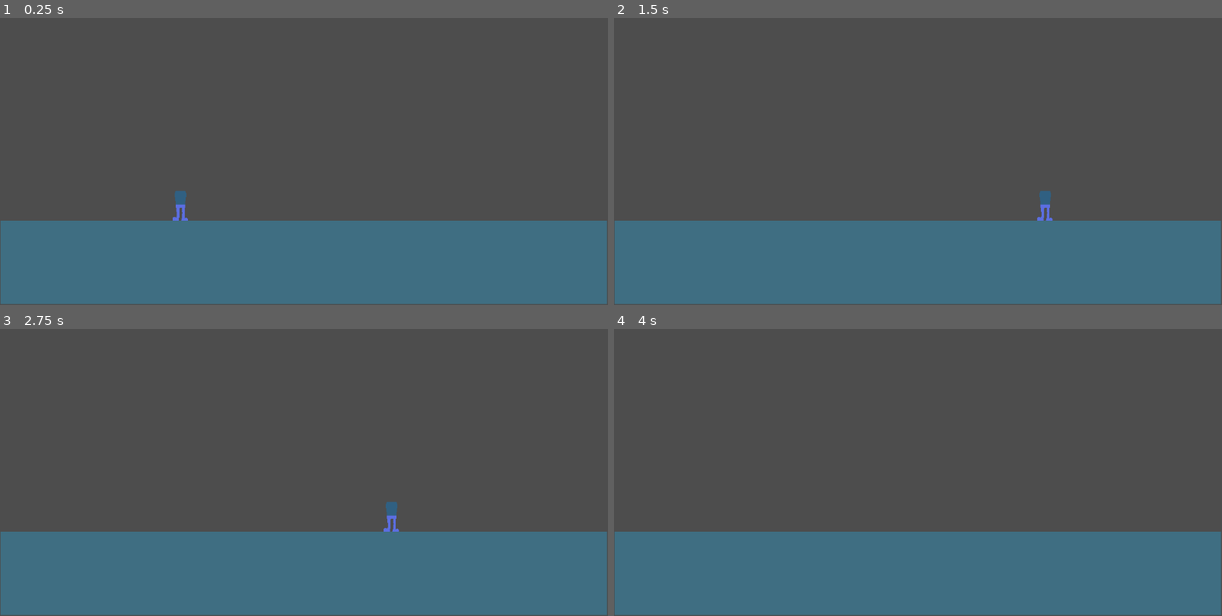
Above: before the commit, frames 1-4 (two rows, left to right).
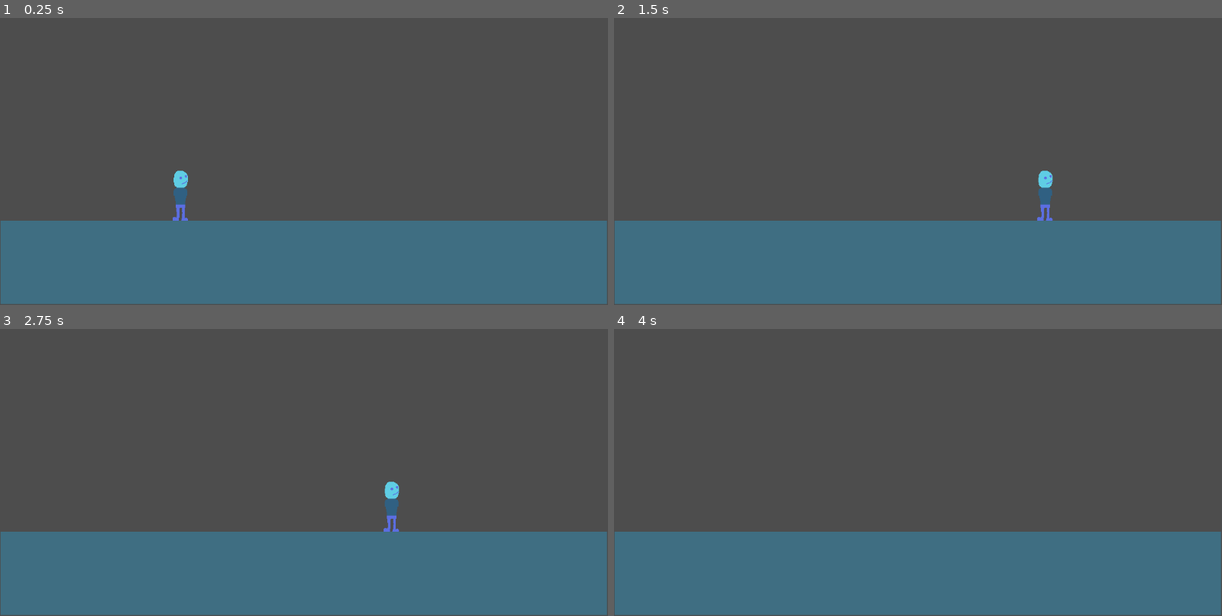
Above: after the commit, the same moments.

Repository: CodeGurke/Working-Title
Game: Godot game, scene res://src/scenes/main.tscn
The game is run twice, just before and just after one commit, with the same random seed, the same clock (stepped at 60 frames per second) and the same inputs.
Inputs:
- Up to frame 1 (0.25 s): no input
- Up to frame 2 (1.5 s): tap Enter at 0.5 s; hold D (move_right) from 0.53 s (still down); tap W (move_up) at 0.77 s
- Up to frame 3 (2.75 s): tap W (move_up) at 1.52 s; release D (move_right) at 2.03 s; hold A (move_left) from 2.03 s (still down)
- Up to frame 4 (4 s): release A (move_left) at 2.78 s; hold D (move_right) from 2.78 s (still down); tap W (move_up) at 3.02, 3.77 s

The runs differ from the first frame. In frame 1, 0.2% of the frame differs, in the area x 28-31%, y 53-63%; in frame 2, 0.2%, in the area x 69-73%, y 53-63%; in frame 3, 0.2%; in frame 4, nothing differs.

Commit message:
Characterbau ausgebaut und Kopf hinzugefügt

Diff:
--- a/working-title/src/player/character.gd
+++ b/working-title/src/player/character.gd
@@ -6,10 +6,12 @@
 # TODO make the parts selectable and change here automatically
 const SELECTED_LEGS : = preload("res://src/player/parts/legs/legs_standart.tscn")
 const SELECTED_BODY : = preload("res://src/player/parts/body/body.tscn")
+const SELECTED_HEAD : = preload("res://src/player/parts/head/head.tscn")
 
 # saves the instant of the part for later use
 var legs : CharacterBody2D = SELECTED_LEGS.instantiate()
 var body : CharacterBody2D = SELECTED_BODY.instantiate()
+var head : CharacterBody2D = SELECTED_HEAD.instantiate()
 
 
 # call at start to build the players character
@@ -17,6 +19,8 @@
 	# build the character body from the legs up
 	%character.add_child(legs)
 	%character.add_child(body)
+	%character.add_child(head)
 
 	# sets the pieces position to the connector of the last part
 	body.global_position = legs.get_connector_position()
+	head.global_position = body.get_connector_position()
--- /dev/null
+++ b/working-title/src/player/parts/body/body.gd
@@ -0,0 +1,7 @@
+class_name Body
+extends CharacterBody2D
+
+
+# returns the position of the connector marker to add the next piece in line dynamicly
+func get_connector_position() -> Vector2:
+	return %connector.global_position
--- a/working-title/src/player/parts/body/body.tscn
+++ b/working-title/src/player/parts/body/body.tscn
@@ -1,19 +1,25 @@
-[gd_scene load_steps=3 format=3 uid="uid://bp5octkfkepoc"]
+[gd_scene load_steps=4 format=3 uid="uid://bp5octkfkepoc"]
 
 [ext_resource type="Texture2D" uid="uid://5mstqy1tlfk5" path="res://src/player/parts/body/Body_Test.png" id="1_logq1"]
+[ext_resource type="Script" path="res://src/player/parts/body/body.gd" id="1_r3gvl"]
 
 [sub_resource type="RectangleShape2D" id="RectangleShape2D_kx6d7"]
-size = Vector2(18, 26)
+size = Vector2(20, 32)
 
 [node name="body" type="CharacterBody2D"]
+script = ExtResource("1_r3gvl")
 
-[node name="Body1" type="Sprite2D" parent="."]
+[node name="sprite" type="Sprite2D" parent="."]
 position = Vector2(0, -16)
 texture = ExtResource("1_logq1")
+
+[node name="connector" type="Marker2D" parent="."]
+unique_name_in_owner = true
+position = Vector2(0, -32)
 
 [node name="Area2D" type="Area2D" parent="."]
 
 [node name="CollisionShape2D" type="CollisionShape2D" parent="Area2D"]
 light_mask = 0
-position = Vector2(0, -13)
+position = Vector2(0, -16)
 shape = SubResource("RectangleShape2D_kx6d7")
--- /dev/null
+++ b/working-title/src/player/parts/head/head.tscn
@@ -0,0 +1,18 @@
+[gd_scene load_steps=3 format=3 uid="uid://coqjqnb56o3xe"]
+
+[ext_resource type="Texture2D" uid="uid://cc0nkqc6ft1j1" path="res://src/player/parts/head/head_test.png" id="1_lrcgh"]
+
+[sub_resource type="RectangleShape2D" id="RectangleShape2D_hubx7"]
+size = Vector2(22, 30)
+
+[node name="head" type="CharacterBody2D"]
+
+[node name="sprite" type="Sprite2D" parent="."]
+position = Vector2(0, -16)
+texture = ExtResource("1_lrcgh")
+
+[node name="Area2D" type="Area2D" parent="."]
+
+[node name="CollisionShape2D" type="CollisionShape2D" parent="Area2D"]
+position = Vector2(0, -15)
+shape = SubResource("RectangleShape2D_hubx7")
--- a/working-title/src/player/parts/legs/legs_standart.tscn
+++ b/working-title/src/player/parts/legs/legs_standart.tscn
@@ -7,6 +7,7 @@
 size = Vector2(16, 32)
 
 [node name="legs" type="CharacterBody2D"]
+slide_on_ceiling = false
 script = ExtResource("1_q3q18")
 
 [node name="sprite" type="Sprite2D" parent="."]
--- a/working-title/src/player/player.gd
+++ b/working-title/src/player/player.gd
@@ -15,7 +15,7 @@
 
 # movement code
 func _physics_process(delta):
-	var movement : int = Input.get_axis('move_left', 'move_right')
+	var movement : float = Input.get_axis('move_left', 'move_right')
 	var jump : bool = Input.is_action_pressed("move_up")
 
 	velocity.x = movement * speed
Binary file changed: working-title/src/player/parts/body/Body_Test.png
Binary file added: working-title/src/player/parts/head/head_test.png
Not shown, added: working-title/src/player/parts/head/head_test.png.import
